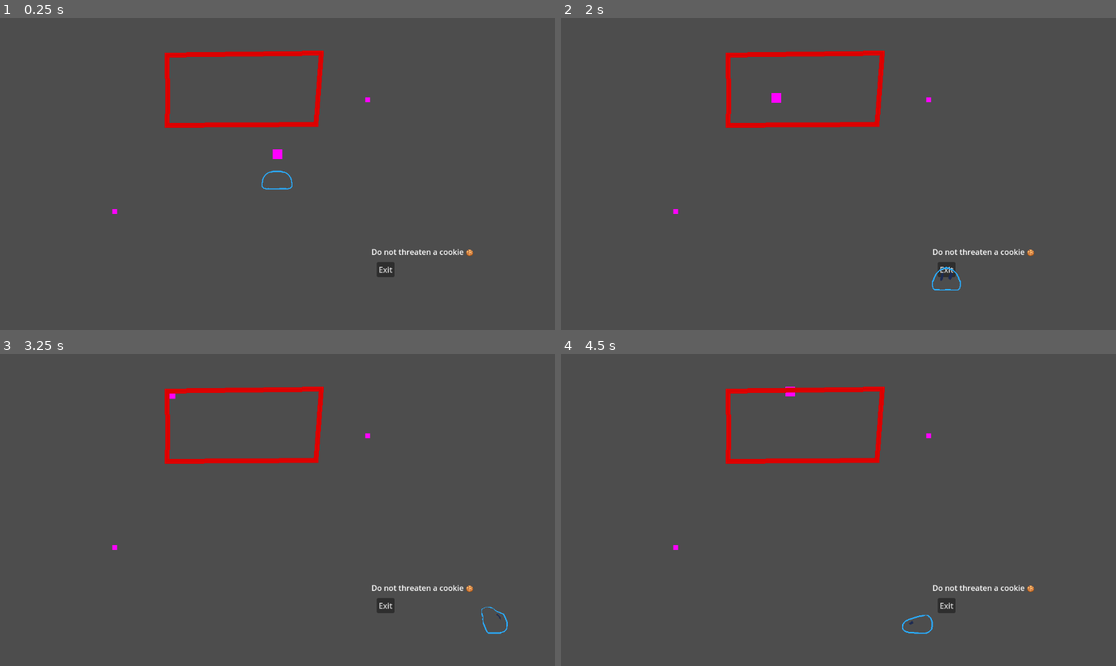
Above: before the commit, frames 1-4 (two rows, left to right).
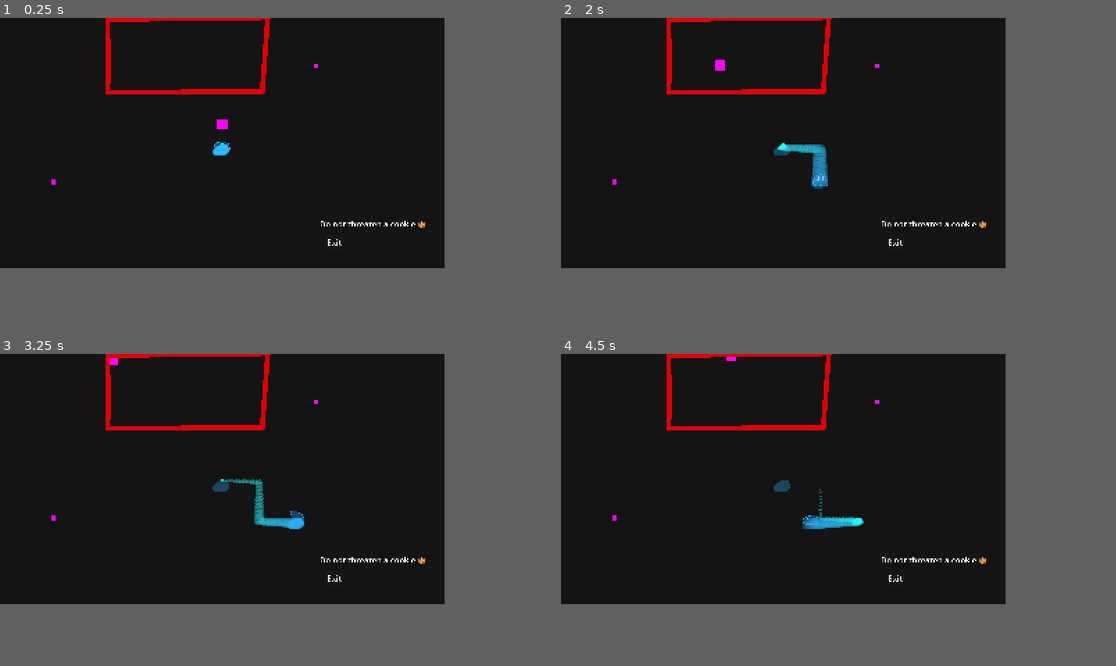
Above: after the commit, the same moments.

Repository: cukeds/CGJ25_CookieD_Phlip45
Game: Godot game, scene res://main.tscn
Same seed, same stepped clock (60 frames per second), same inputs: the game is played once before the commit and once after it.
Inputs:
- Up to frame 1 (0.25 s): no input
- Up to frame 2 (2 s): hold Right (ui_right) 0.53-1.28 s; hold Down (ui_down) from 1.28 s (still down)
- Up to frame 3 (3.25 s): release Down (ui_down) at 2.03 s; hold Right (ui_right) 2.03-2.78 s; hold Q (speed_up) from 2.78 s (still down)
- Up to frame 4 (4.5 s): release Q (speed_up) at 3.53 s; hold Left (ui_left) from 3.53 s (still down)
In our replay, the window is 799x449 before the commit and 640x360 after it. These sizes can differ from the game's own. Grey fills any space a smaller window leaves; there, only what the larger window draws over its background counts as a difference.

The runs differ from the first frame. In frame 1, 64% of the frame differs, in the area x 0-86%, y 0-84%; in frame 2, 64%; in frame 3, 64%; in frame 4, 64%, in the area x 0-86%, y 0-90%.

Commit message:
Added trail and messed with project settings

Diff:
--- a/cgj25/Enemy.gd
+++ b/cgj25/Enemy.gd
@@ -13,7 +13,7 @@
 
 
 func _ready() -> void:
-	var agent_rid: RID = NavigationServer2D.agent_create()
+	var _agent_rid: RID = NavigationServer2D.agent_create()
 	navigation_agent_2d.velocity_computed.connect(_safe_velocity_computed)
 
 	nav_region_id = nav_region.get_region_rid()
--- a/cgj25/main.tscn
+++ b/cgj25/main.tscn
@@ -1,9 +1,10 @@
-[gd_scene load_steps=7 format=3 uid="uid://c8eheogimrtvo"]
+[gd_scene load_steps=8 format=3 uid="uid://c8eheogimrtvo"]
 
 [ext_resource type="Script" path="res://navigation_region_2d.gd" id="1_hn4hm"]
 [ext_resource type="PackedScene" uid="uid://d0j0hl7yy6pfh" path="res://Enemy.tscn" id="2_aj8ku"]
 [ext_resource type="PackedScene" uid="uid://bc1t540wq57de" path="res://patrol_route.tscn" id="3_qmb0j"]
 [ext_resource type="PackedScene" uid="uid://ccqeqfe0pl6rf" path="res://player.tscn" id="4_g3x4b"]
+[ext_resource type="PackedScene" uid="uid://dcp66mcv1c6pm" path="res://trail.tscn" id="5_frjdt"]
 
 [sub_resource type="NavigationPolygon" id="NavigationPolygon_narlh"]
 vertices = PackedVector2Array(-451.398, -185.313, 299.781, -284.688, 320.391, 5.78906, 32.0625, 59.3672, -207.023, 162.969, -428.617, 160.109)
@@ -16,6 +17,7 @@
 [node name="Main" type="Node2D"]
 
 [node name="Camera2D" type="Camera2D" parent="."]
+zoom = Vector2(0.36, 0.36)
 
 [node name="NavigationRegion2D" type="NavigationRegion2D" parent="."]
 position = Vector2(1, -50)
@@ -53,4 +55,7 @@
 closed = true
 show_line = true
 
+[node name="Trail" parent="." node_paths=PackedStringArray("trail_leaver") instance=ExtResource("5_frjdt")]
+trail_leaver = NodePath("../Player")
+
 [node name="Player" parent="." instance=ExtResource("4_g3x4b")]
--- a/cgj25/player.gd
+++ b/cgj25/player.gd
@@ -3,7 +3,7 @@
 @onready var navigation_agent_2d = $NavigationAgent2D
 @onready var animation_tree: AnimationTree = $AnimationTree
 
-const max_speed = 300.0
+@export var max_speed = 100.0
 const acc = 10.0
 
 
--- a/cgj25/player.tscn
+++ b/cgj25/player.tscn
@@ -331,12 +331,12 @@
 graph_offset = Vector2(-182, -29)
 
 [sub_resource type="AnimationNodeBlendTree" id="AnimationNodeBlendTree_t1qmm"]
-graph_offset = Vector2(-299, 85)
 nodes/StateMachine/node = SubResource("AnimationNodeStateMachine_kvx5q")
 nodes/StateMachine/position = Vector2(20, 140)
 node_connections = [&"output", 0, &"StateMachine"]
 
 [node name="Player" type="CharacterBody2D"]
+scale = Vector2(0.5, 0.5)
 script = ExtResource("1_2ssq3")
 
 [node name="CollisionShape2D" type="CollisionShape2D" parent="."]
--- a/cgj25/project.godot
+++ b/cgj25/project.godot
@@ -14,6 +14,15 @@
 run/main_scene="res://main.tscn"
 config/features=PackedStringArray("4.3", "GL Compatibility")
 config/icon="res://icon.svg"
+
+[display]
+
+window/size/viewport_width=320
+window/size/viewport_height=180
+window/size/window_width_override=1280
+window/size/window_height_override=720
+window/stretch/mode="viewport"
+window/stretch/scale_mode="integer"
 
 [input]
 
@@ -33,3 +42,4 @@
 textures/canvas_textures/default_texture_filter=0
 renderer/rendering_method="gl_compatibility"
 renderer/rendering_method.mobile="gl_compatibility"
+environment/defaults/default_clear_color=Color(0.0768358, 0.0768358, 0.0768358, 1)
--- /dev/null
+++ b/cgj25/trail.gd
@@ -0,0 +1,43 @@
+extends Line2D
+
+@export var trail_leaver: Node2D
+@export var max_length: int = 50
+@export var max_scale: float = 1
+
+@onready var splotch_template: Sprite2D = $SplotchTemplate
+var splotch_holder:Node2D
+var points_pointer:int = 0
+var cooldown_max:float  = 0.05
+var cooldown:float  = 0.0
+
+func _ready() -> void:
+	splotch_holder = Node2D.new()
+	for i in max_length:
+		add_point(trail_leaver.position)
+
+func _process(delta: float) -> void:
+	cooldown -= delta
+	if cooldown > 0:
+		return
+	cooldown = cooldown_max
+	points_pointer = (points_pointer + 1) % max_length
+	points[points_pointer] = trail_leaver.position
+
+	recalc_points()
+
+func recalc_points():
+	var length:int = points.size()
+	splotch_holder.queue_free()
+	splotch_holder = Node2D.new()
+	for i in length:
+		var index = (points_pointer + i) % max_length
+		var new_splotch:Sprite2D = splotch_template.duplicate()
+		new_splotch.scale = Vector2.ONE * (1 - posmod(points_pointer - i,max_length) / float(length)) * max_scale
+		new_splotch.position = points[i]
+		new_splotch.visible = true
+		new_splotch.self_modulate.b += 1 - new_splotch.scale.y
+		new_splotch.self_modulate.g += 1 - new_splotch.scale.y
+
+		#new_splotch.rotate(randf_range(-PI,PI))
+		splotch_holder.add_child(new_splotch)
+	add_child(splotch_holder)
--- /dev/null
+++ b/cgj25/trail.tscn
@@ -0,0 +1,11 @@
+[gd_scene load_steps=3 format=3 uid="uid://dcp66mcv1c6pm"]
+
+[ext_resource type="Script" path="res://trail.gd" id="1_5s3dt"]
+[ext_resource type="Texture2D" uid="uid://cdmr0c4y0nig5" path="res://Assets/Player/slime_trail.png" id="2_r4vkq"]
+
+[node name="Trail" type="Line2D"]
+width = 0.0
+script = ExtResource("1_5s3dt")
+
+[node name="SplotchTemplate" type="Sprite2D" parent="."]
+texture = ExtResource("2_r4vkq")
Binary file changed: cgj25/Assets/Player/player.ase
Binary file changed: cgj25/Assets/Player/player.png
Binary file added: cgj25/Assets/Player/slime_trail.ase
Binary file added: cgj25/Assets/Player/slime_trail.png
Not shown, added: cgj25/Assets/Player/slime_trail.png.import
Not shown: 2 places in cgj25/player.tscn that only renumber resources
